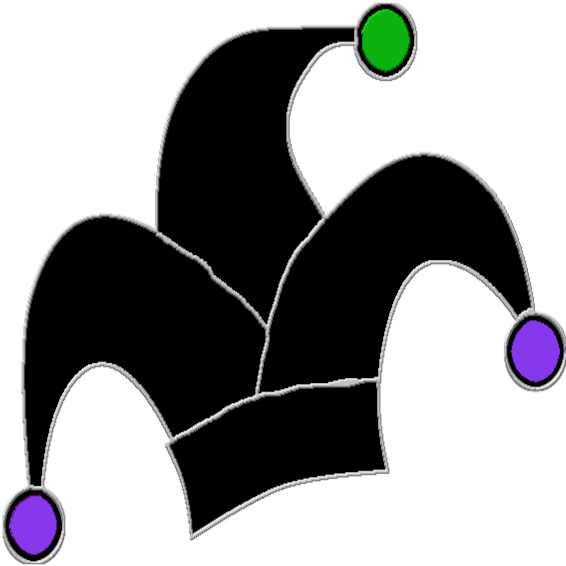
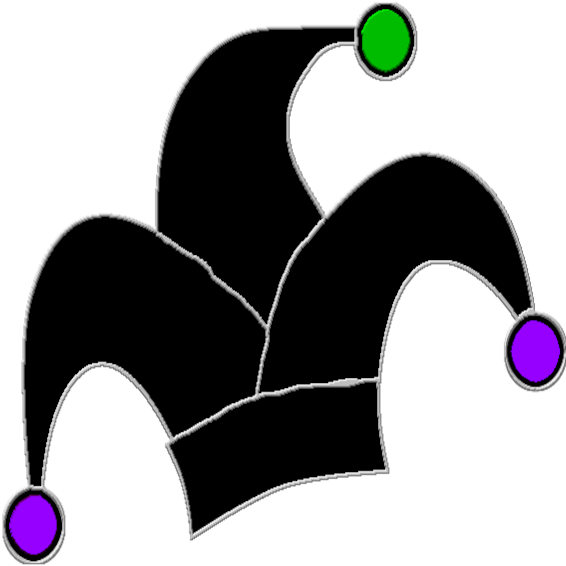
Before/after of a 566 x 566 layered artwork. What changed in the layer stack:
painted on "Transformation" over [9, 9, 561, 556]
